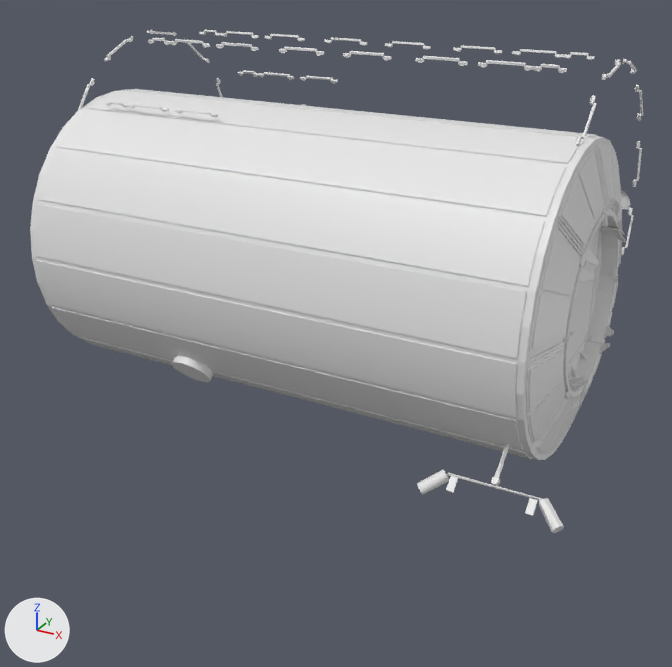
The FBX model Mesh/iss_destiny.fbx as it was, and as the next commit left it.
Camera for both pictures: a camera (50 mm lens) standing at (4.13, -7.78, 3.26) and looking at (-0.03, -0.21, -0.52). Lighting does not change. The marker at lower left points along +X, +Y and +Z. Where no turn or scale is listed for an object, it has been applied to the vertices.

In view in the first picture: 'Destiny', 'Pinces.001', 'antenna', 'col.001', 'handles.001'.
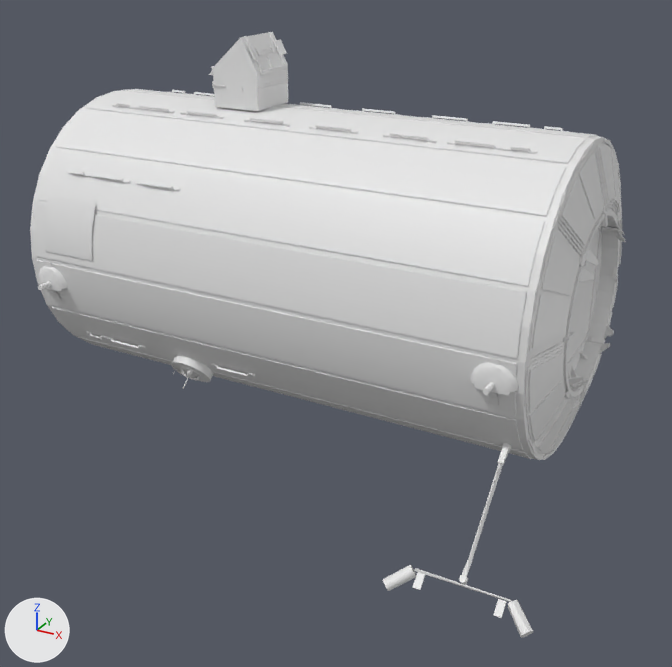
Patch to the scene script:
```diff
--- a/Mesh/iss_destiny.fbx.py
+++ b/Mesh/iss_destiny.fbx.py
@@ ob_trussmount @@
 ob_trussmount = bpy.data.objects.new('TrussMount', me_lab_ext_006)
-ob_trussmount.location = (-1.14, 0.66, 1.05)
+ob_trussmount.location = (-1.14, 0.05, 1.84)
@@ ob_col_002 @@
 ob_col_002 = bpy.data.objects.new('col.002', me_cube_002)
-ob_col_002.location = (-1.1, 0.65, 1.12)
+ob_col_002.location = (-1.1, 0.04, 1.91)
@@ ob_handles_001 @@
 ob_handles_001 = bpy.data.objects.new('handles.001', me_lab_ext_001)
-ob_handles_001.location = (-0.46, 0.66, 1.05)
+ob_handles_001.location = (-0.46, 0.02, 0.47)
@@ ob_antenna @@
 ob_antenna = bpy.data.objects.new('antenna', me_lab_ext_003)
-ob_antenna.location = (-0.46, 0.66, 1.05)
+ob_antenna.location = (-0.46, 0.03, 0.47)
```

Boxes [x1, y1, x2, y2] around the edits, measured in the pictures (672 x 667 px):
'handles.001', moved: before [78, 30, 643, 373]; after [34, 90, 621, 465]
'col.002', moved (not visible before): after [213, 32, 288, 111]
'antenna', moved: before [417, 444, 564, 533]; after [383, 463, 533, 638]
'TrussMount', moved (not visible before): after [209, 32, 289, 93]
